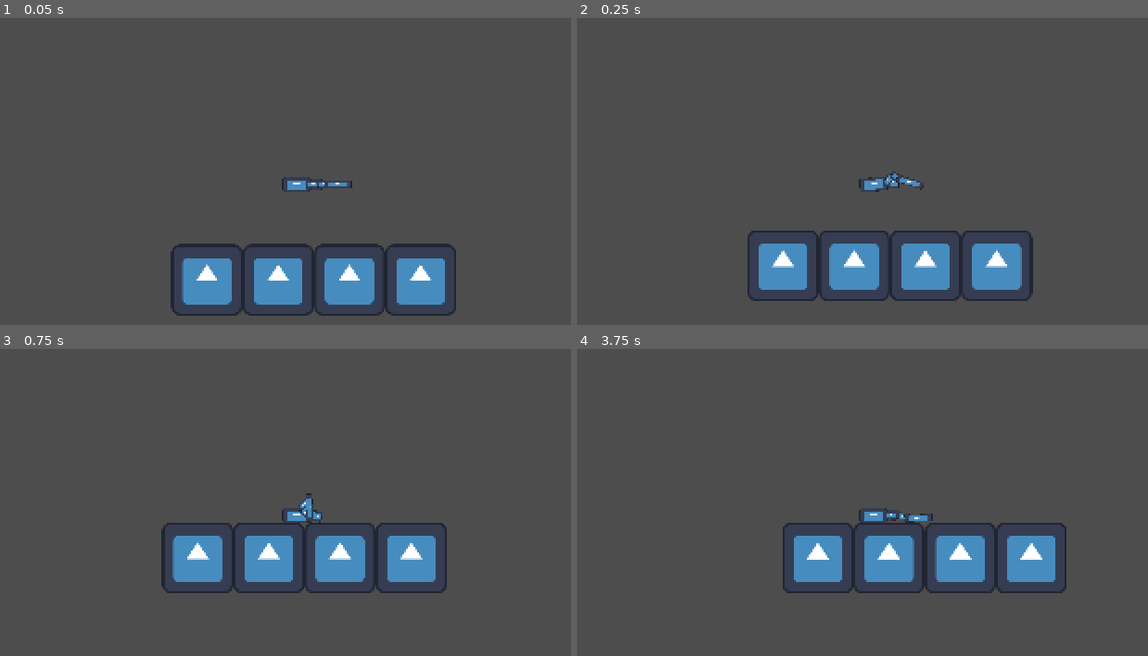
Above: before the commit, frames 1-4 (two rows, left to right).
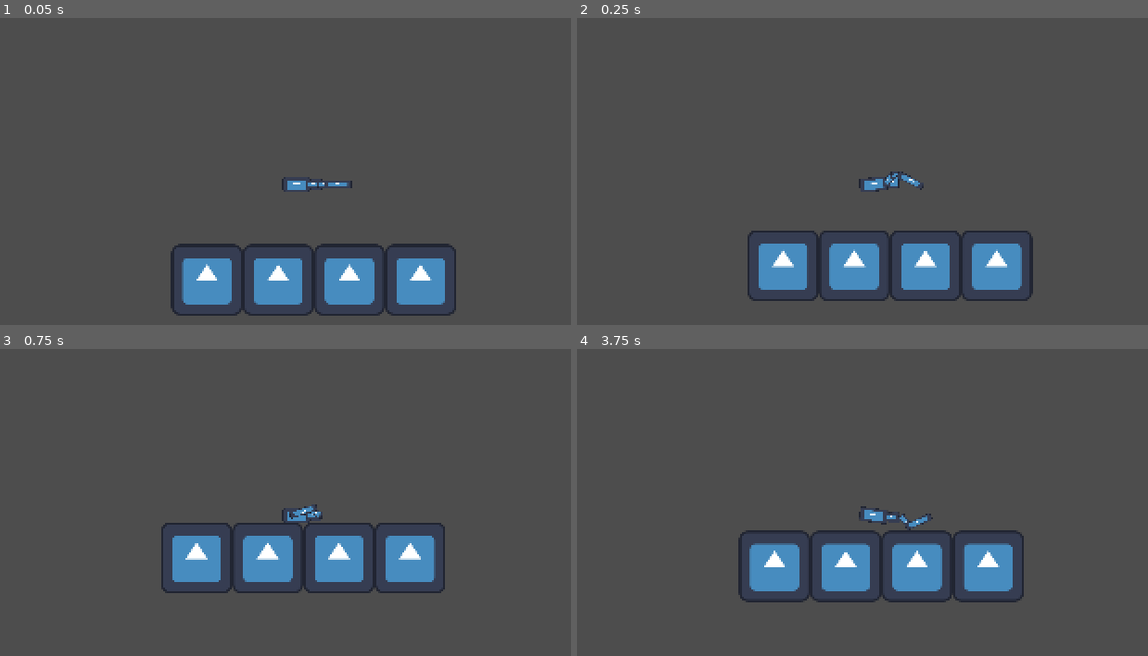
Above: after the commit, the same moments.

Repository: louisng-coder/buckshot_sisyphus
Game: Godot game, scene res://scenes/stage.tscn
Same seed, same stepped clock (60 frames per second), same inputs: the game is played once before the commit and once after it. The engine's default icon, where the game draws it, is replaced by a stand-in: a white triangle on a blue panel in a dark square.
Inputs (mouse positions are in pixels of both pictures, inside the frame that each line leads up to):
- Up to frame 1 (0.05 s): no input
- Up to frame 2 (0.25 s): no input
- Up to frame 3 (0.75 s): move the mouse to (428, 499) at 0.52 s; hold Right mouse button (aim) from 0.53 s (still down)
- Up to frame 4 (3.75 s): click (1005, 499) at 0.8 s; tap Enter at 1.25 s; move the mouse to (754, 533) at 1.27 s; release Right mouse button (aim) at 1.28 s; click (754, 533) at 1.35 s; right-click (754, 533) at 1.55 s; move the mouse to (931, 441) at 2.02 s; hold Right mouse button (aim) 2.03-2.78 s; click (931, 441) at 2.3 s; move the mouse to (845, 582) at 2.77 s; click (845, 582) at 2.85 s; right-click (845, 582) at 3.05 s; move the mouse to (1050, 563) at 3.52 s; press the mouse at (1050, 563) at 3.53 s; tap Space (shoot) at 3.6 s

Frame 1 is identical in both runs. In frame 2, less than 0.1% of the frame differs, in the area x 54-61%, y 50-55%; in frame 3, 1.0%; in frame 4, 9.0%, in the area x 28-86%, y 51-83%.

Commit message:
fixed physics bug, not floaty anymore

Diff:
--- a/project.godot
+++ b/project.godot
@@ -42,6 +42,11 @@
 "events": [Object(InputEventKey,"resource_local_to_scene":false,"resource_name":"","device":-1,"window_id":0,"alt_press …(191 unchanged characters)…
 ]
 }
+look={
+"deadzone": 0.2,
+"events": [Object(InputEventKey,"resource_local_to_scene":false,"resource_name":"","device":-1,"window_id":0,"alt_pressed":false,"shift_pressed":false,"ctrl_pressed":false,"meta_pressed":false,"pressed":false,"keycode":0,"physical_keycode":4194325,"key_label":0,"unicode":0,"location":0,"echo":false,"script":null)
+]
+}
 
 [rendering]
 
--- a/scripts/hand.gd
+++ b/scripts/hand.gd
@@ -1,101 +1,74 @@
 extends RigidBody2D
 
-# Settings to control how stretchy and responsive the arm is
-@export var spring_strength: float = 1000.0  # How strongly the hand is pulled
-@export var damping: float = 200.0           # How much to slow it down (resistance)
-@export var max_reach: float = 60.0          # How far the arm can stretch
-@export var dead_zone: float = 10.0          # Minimum distance before it starts moving
+@export var spring_strength: float = 1000.0
+@export var damping: float = 200.0
+@export var max_reach: float = 60.0
+@export var dead_zone: float = 10.0
 
-# Automatically find the shoulder and body when the game starts
 @onready var shoulder = get_parent().get_node("Body/shoulder")
 @onready var body = get_parent().get_node("Body")
+@onready var camera = get_parent().get_node("Body/Camera2D")
 
 var shotgun = preload("res://scenes/shotgun.tscn")
 var shotgun_object = shotgun.instantiate()
+
+var touching_surface = false
+
 func _ready():
-	pass
 	call_deferred("_attach_shotgun", shotgun_object)
 
 func _attach_shotgun(shotgun_object):
 	get_parent().add_child(shotgun_object)
-	shotgun_object.global_position = global_position + Vector2(0, 0)
-
+	shotgun_object.global_position = global_position
 	var joint = shotgun_object.get_node("PinJoint2D")
 	joint.node_a = shotgun_object.get_path()
 	joint.node_b = self.get_path()
 
-# This function runs every frame to update the hand's position
 func _physics_process(delta: float) -> void:
+	var is_grabbing = Input.is_action_pressed("grab")
+	var is_aiming = Input.is_action_pressed("aim")
 
-	if not Input.is_action_pressed("grab"):
-		# Do nothing if the "grab" button isn't being held
-		return
+	var damping_force = -linear_velocity * damping * 0.2
+	apply_central_force(damping_force)
 
-	# Get the position of the mouse in the game world
-	var mouse_pos = get_global_mouse_position()
+	if is_grabbing:
+		var mouse_pos = get_global_mouse_position()
+		var direction_vector = mouse_pos - shoulder.global_position
+		var distance = direction_vector.length()
 
-	# Step 1: Find the direction and distance from the shoulder to the mouse
-	var direction_vector = mouse_pos - shoulder.global_position
-	var distance = direction_vector.length()
+		if distance >= dead_zone:
+			if distance > max_reach:
+				direction_vector = direction_vector.normalized() * max_reach
+			var target_position = shoulder.global_position + direction_vector
+			var to_target = target_position - global_position
+			var spring_force = to_target * spring_strength
+			apply_central_force(spring_force)
 
-	# Step 2: If the mouse is too close to the shoulder, don't move the hand
-	if distance < dead_zone:
-		return
+			if touching_surface:
+				var crawl_force = -spring_force * 2
+				body.apply_central_force(crawl_force)
 
-	# Step 3: If the mouse is too far, limit how far the hand can reach
-	if distance > max_reach:
-		direction_vector = direction_vector.normalized() * max_reach
+			# Debug info
+			GlobalVariables.spring_strength = spring_strength
+			GlobalVariables.damping = damping
+			GlobalVariables.max_reach = max_reach
+			GlobalVariables.dead_zone = dead_zone
+			GlobalVariables.touching_surface = touching_surface
+			GlobalVariables.mouse_pos = mouse_pos
+			GlobalVariables.direction_vector = direction_vector
+			GlobalVariables.distance = distance
+			GlobalVariables.target_position = target_position
+			GlobalVariables.to_target = to_target
+			GlobalVariables.spring_force = spring_force.length()
+			GlobalVariables.damping_force = damping_force.length()
 
-	# Step 4: Figure out where the hand *should* be, based on that direction
-	var target_position = shoulder.global_position + direction_vector
-
-	# Step 5: Figure out how far the hand is from where it should be
-	var to_target = target_position - global_position
-
-	# Step 6: Pull the hand toward the target using a spring-like force,
-	# and also slow it down using damping
-	var spring_force = to_target * spring_strength
-	var damping_force = Vector2(-linear_velocity.x * damping, 0)
-
-
-	# Step 7: Apply both forces to the hand to move it realistically
-	apply_central_force(spring_force + damping_force)
-
-	# Update debug values in GlobalVariables
-	GlobalVariables.spring_strength = spring_strength
-	GlobalVariables.damping = damping
-	GlobalVariables.max_reach = max_reach
-	GlobalVariables.dead_zone = dead_zone
-	GlobalVariables.touching_surface = touching_surface
-
-	GlobalVariables.mouse_pos = mouse_pos
-	GlobalVariables.direction_vector = direction_vector
-	GlobalVariables.distance = distance
-	GlobalVariables.target_position = target_position
-	GlobalVariables.to_target = to_target
-	GlobalVariables.spring_force = spring_force.length()
-	GlobalVariables.damping_force = damping_force.length()
-	if touching_surface and Input.is_action_pressed("grab"):
-		var crawl_force = -spring_force * 2
-		body.apply_central_force(crawl_force)
-	# --- SHOOTING AND RECOIL ---
 	if Input.is_action_just_pressed("shoot"):
 		var recoil_strength = 30000.0
 		var gun_direction = shotgun_object.actual_direction
 		body.apply_impulse(-recoil_strength * gun_direction)
 
-
-
-
-
-
-
-
-var touching_surface = false
-
 func _on_grab_area_body_entered(body: Node2D) -> void:
 	touching_surface = true
 
-
 func _on_grab_area_body_exited(body: Node2D) -> void:
 	touching_surface = false
